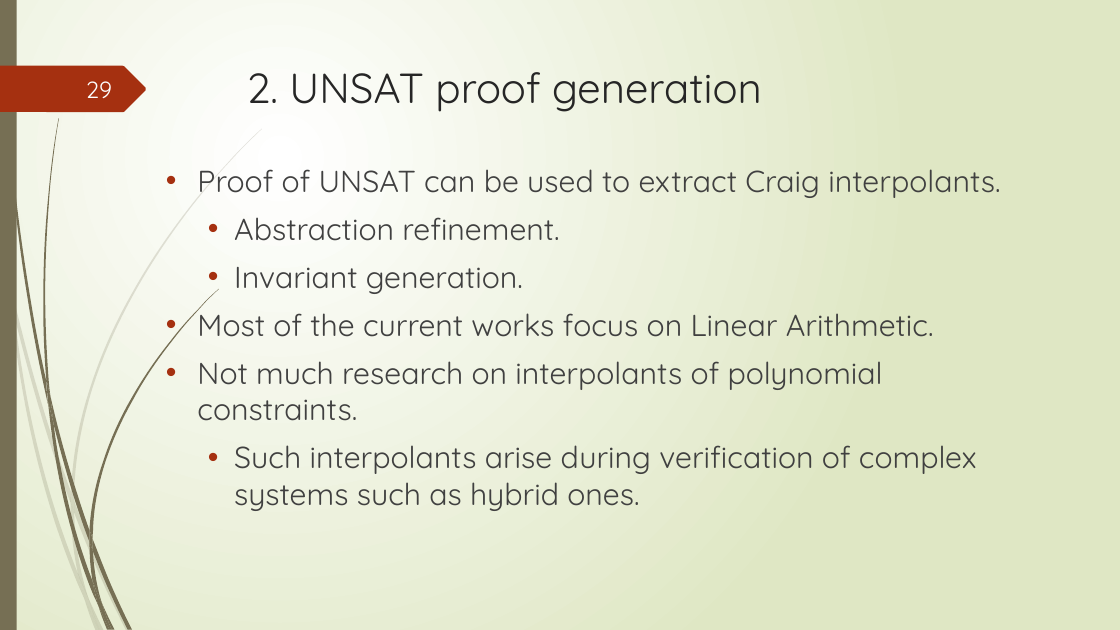
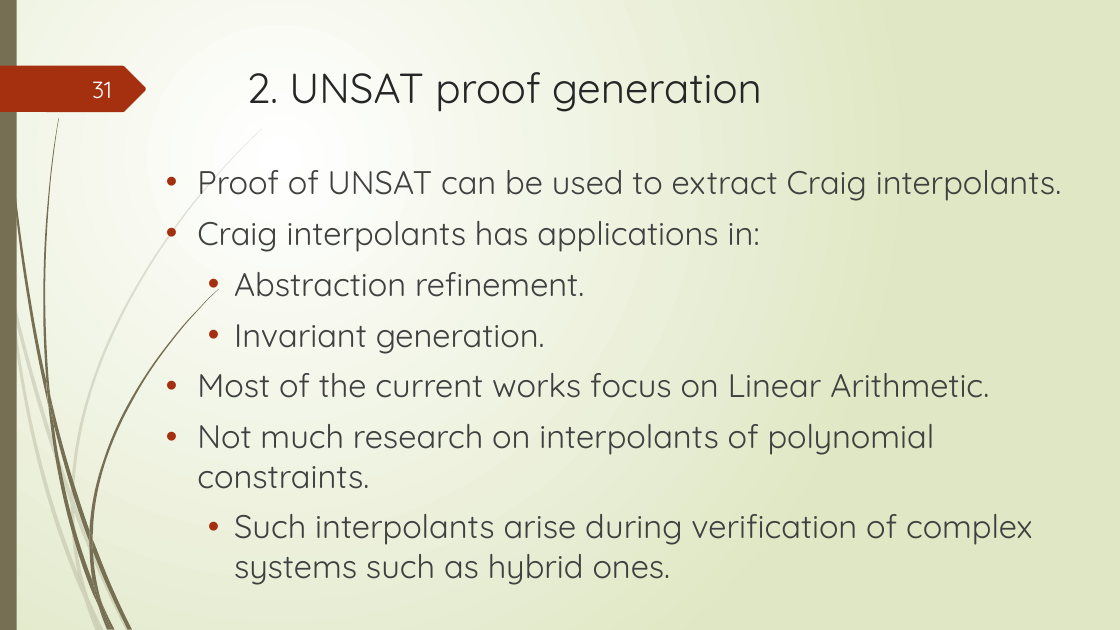
Before and after one commit to tungvx/raSAT, a slide deck: slide 31 of report/midterm.pptx (slide 29 before the commit). Drawn at 1120x630 pixels with LibreOffice and Linux fonts; fonts in the diff are those of the drawing. Boxes give left, top, right and bottom in pixels: in the first picture for what was removed or moved away, otherwise in the second. Text is boxed around its words. In the diff, an @@ line names an element or a change of style, - is before the commit and + after.

```diff
--- a/report/midterm.pptx
+++ b/report/midterm.pptx
@@ page number at (x1=92, y1=81, x2=112, y2=99): text changed @@
-29
+31
@@ text at (x1=197, y1=170, x2=1061, y2=585): size 26 to 28 pt in "Proof of UNSAT can be used to ...", "Abstraction refinement.", "Invariant generation.", "Most of the current works focus on ..." and 2 more places @@
@@ text at (x1=197, y1=221, x2=760, y2=252): paragraph added @@
+• Craig interpolants has applications in:
```
Also in this commit, not shown: 15 other slides changed, 4 slides added, 2 slides removed.
